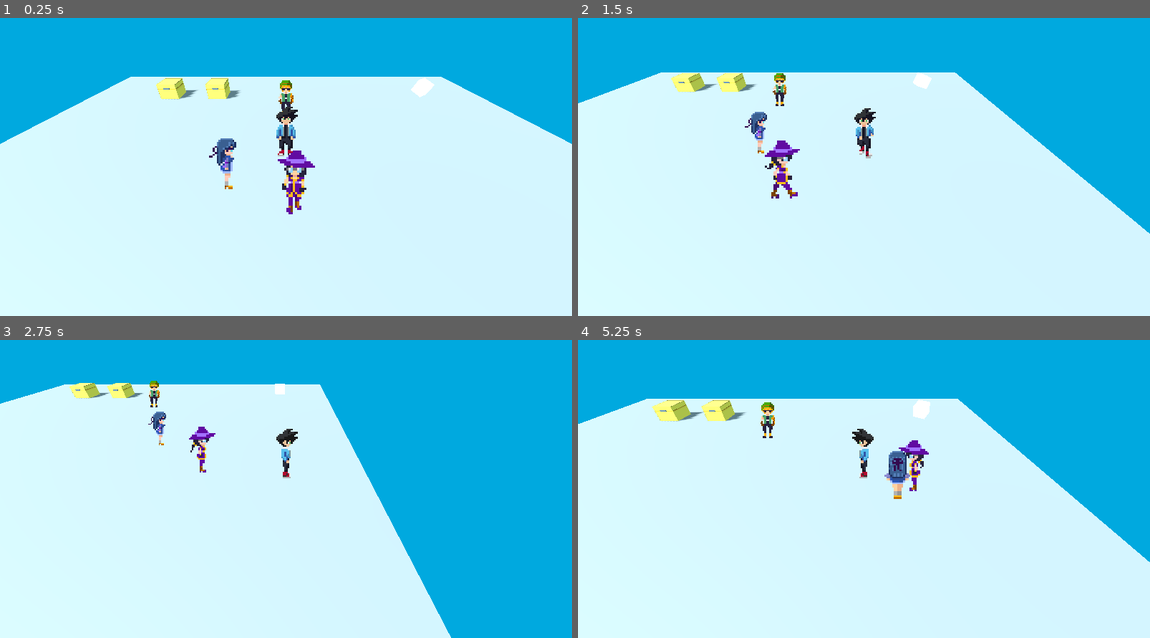
Above: before the commit, frames 1-4 (two rows, left to right).
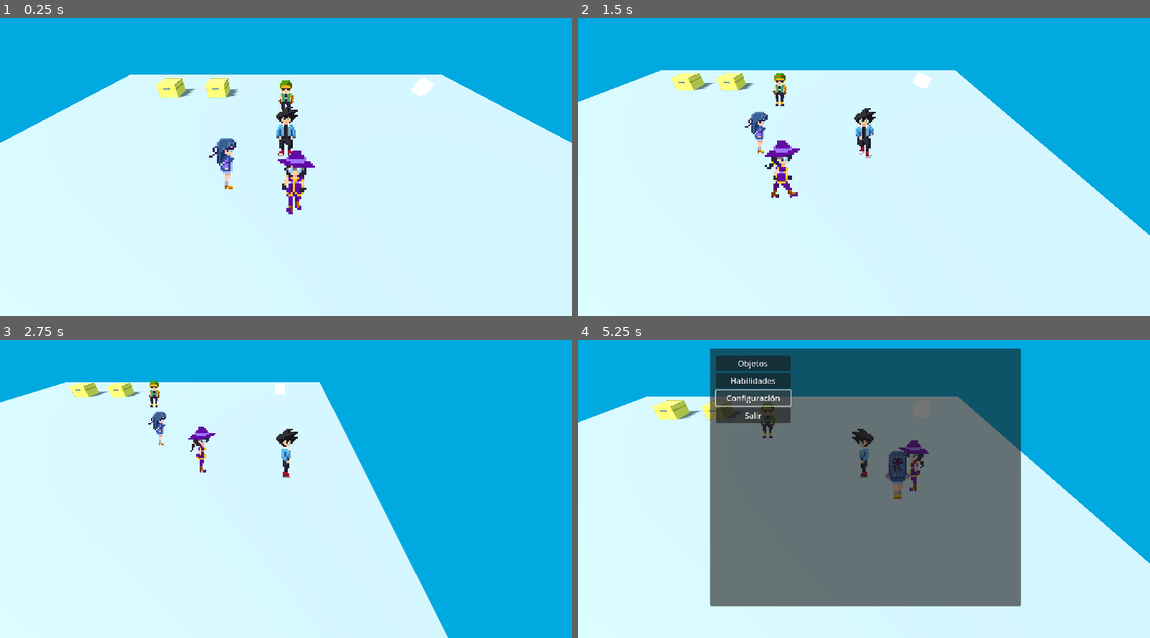
Above: after the commit, the same moments.

Repository: EpsilonIndes/NexusRPG
Game: Godot game, scene res://Escenas/nivel_1.tscn
Two runs of this game, one before a commit and one after it. Both use one fixed random seed, a clock stepped at 60 frames per second and the inputs below.
Inputs (mouse positions are in pixels of both pictures, inside the frame that each line leads up to):
- Up to frame 1 (0.25 s): no input
- Up to frame 2 (1.5 s): hold D (derecha) 0.53-1.28 s; hold E (accion) 0.53-1.28 s; hold S (abajo) from 1.28 s (still down); tap E (accion) at 1.35 s
- Up to frame 3 (2.75 s): release S (abajo) at 2.03 s; hold D (derecha) from 2.03 s (still down); hold E (accion) from 2.03 s (still down); tap P (pocion) at 2.1 s
- Up to frame 4 (5.25 s): release D (derecha) at 2.78 s; release E (accion) at 2.78 s; hold W (arriba) 2.78-3.53 s; tap E (accion) at 2.85 s; hold A (izquierda) 3.53-4.25 s; hold E (accion) 3.53-4.25 s; tap I (inventario) at 4.15 s; click "Habilidades" at 4.25 s; click (755, 396) at 5 s, where only the run after the commit has a clickable "Configuración"

The runs differ from the first frame. In frame 1, 0.8% of the frame differs, in the area x 0-100%, y 18-61%; in frame 2, 0.7%; in frame 3, 0.6%; in frame 4, 47%, in the area x 0-100%, y 2-90%.

Commit message:
Sistema de diálogos multilínea añadidos.

Diff:
--- /dev/null
+++ b/Data/dialogue/dialogos_NPC_auromora.csv
@@ -0,0 +1,7 @@
+dialogue_id,npc,nombre,texto,condicion
+1,Anciano_1,Anciano,"Bienvenidos a Auromora, viajeros",
+2,Hombre_1,Hombre,Se dice que hay una tormenta hacia el sur de este pueblo...,
+3,joven_1,Joven,"Un día voy a salir de este pueblo y luchar contra
+monstruos de verdad, como en las historias",
+3,joven_1,joven,¿Ustedes también están viajando para ser héroes?,
+3,joven_2,joven,¡Qué suerte tienen!,
--- a/Escenas/InventoryUI.tscn
+++ b/Escenas/InventoryUI.tscn
@@ -1,6 +1,7 @@
-[gd_scene load_steps=8 format=3 uid="uid://qh76bv7y2534"]
+[gd_scene load_steps=6 format=3 uid="uid://qh76bv7y2534"]
 
 [ext_resource type="Script" path="res://Scripts/InventoryUI.gd" id="1_yt8oo"]
+[ext_resource type="LabelSettings" uid="uid://cb4pba1oc265c" path="res://Data/Fonts/FantasyLabel.tres" id="2_nx774"]
 
 [sub_resource type="Animation" id="Animation_4rtdd"]
 resource_name = "close"
@@ -64,12 +65,6 @@
 "open": SubResource("Animation_mwyvu")
 }
 
-[sub_resource type="LabelSettings" id="LabelSettings_otg3u"]
-
-[sub_resource type="LabelSettings" id="LabelSettings_ur6jj"]
-
-[sub_resource type="LabelSettings" id="LabelSettings_uao1d"]
-
 [node name="InventoryUI" type="Control"]
 layout_mode = 3
 anchors_preset = 15
@@ -97,9 +92,13 @@
 layout_mode = 2
 text = "Objetos"
 
-[node name="Habilidades" type="Button" parent="MainMenu/BoxBotones"]
+[node name="Estado" type="Button" parent="MainMenu/BoxBotones"]
 layout_mode = 2
 text = "Habilidades"
+
+[node name="Configuración" type="Button" parent="MainMenu/BoxBotones"]
+layout_mode = 2
+text = "Configuración"
 
 [node name="Salir" type="Button" parent="MainMenu/BoxBotones"]
 layout_mode = 2
@@ -122,15 +121,20 @@
 layout_mode = 2
 text = "Label 1
 "
-label_settings = SubResource("LabelSettings_otg3u")
+label_settings = ExtResource("2_nx774")
 
 [node name="Label2" type="Label" parent="Panel_Items"]
 layout_mode = 2
 text = "Label 1
 "
-label_settings = SubResource("LabelSettings_ur6jj")
+label_settings = ExtResource("2_nx774")
 
 [node name="Label3" type="Label" parent="Panel_Items"]
 layout_mode = 2
 text = "Label 3"
-label_settings = SubResource("LabelSettings_uao1d")
+label_settings = ExtResource("2_nx774")
+
+[node name="panel_stats" type="VBoxContainer" parent="."]
+layout_mode = 0
+offset_right = 40.0
+offset_bottom = 40.0
--- a/Escenas/nivel_1.tscn
+++ b/Escenas/nivel_1.tscn
@@ -8,6 +8,7 @@
 [ext_resource type="PackedScene" uid="uid://ecyr37wcvpst" path="res://Escenas/canvas_layer.tscn" id="4_j23ur"]
 [ext_resource type="PackedScene" uid="uid://qh76bv7y2534" path="res://Escenas/InventoryUI.tscn" id="5_gjkhy"]
 [ext_resource type="PackedScene" uid="uid://dkn8gxfmy5tm6" path="res://Escenas/label_dialogue.tscn" id="6_dp2kd"]
+[ext_resource type="Script" path="res://Scripts/InsatanciadorPJ.gd" id="6_onnpr"]
 [ext_resource type="PackedScene" uid="uid://d0pklwxlyct8i" path="res://Models/Interactuables/Cofre.tscn" id="9_qe0o7"]
 [ext_resource type="Script" path="res://Scripts/Cubiletrero.gd" id="10_mb4ff"]
 [ext_resource type="Material" uid="uid://c0jjtywjdsume" path="res://Materiales/Textura_Cubiletrero.tres" id="11_fhdji"]
@@ -38,8 +39,6 @@
 
 [node name="MiguelitoNPC" parent="Personajes" instance=ExtResource("2_csbrw")]
 transform = Transform3D(1, 0, 0, 0, 1, 0, 0, 0, 1, 0, 0.779405, -4.18304)
-nombre_npc = "Miguelito"
-dialogo_texto = "Hola Kosmo, encontré una llave. Tómala"
 
 [node name="Chipita_Seguidora" parent="Personajes" instance=ExtResource("3_34qh6")]
 transform = Transform3D(1, 0, 0, 0, 1, 0, 0, 0, 1, 0, 0.757282, 0)
@@ -53,7 +52,7 @@
 [node name="Terreno" type="Node" parent="."]
 
 [node name="NavigationRegion3D" type="NavigationRegion3D" parent="Terreno"]
-transform = Transform3D(1, 0, 0, 0, 1, 0, 9.31323e-10, 0, 1, 0, 0, 0)
+transform = Transform3D(1, 0, 0, -1.10692e-11, 0.999929, -0.0118854, 9.31257e-10, 0.0118854, 0.999929, 0, 0, 0)
 navigation_mesh = SubResource("NavigationMesh_p4rn7")
 
 [node name="CSGMesh3D" type="CSGMesh3D" parent="Terreno/NavigationRegion3D"]
@@ -74,6 +73,9 @@
 [node name="ItemDatabase" type="Node" parent="gameManager/InventoryManager"]
 
 [node name="DialogueSistem" type="Node" parent="gameManager"]
+
+[node name="PersonajesJugables" type="Node" parent="gameManager"]
+script = ExtResource("6_onnpr")
 
 [node name="CanvasLayer" parent="." instance=ExtResource("4_j23ur")]
 
--- a/Scripts/Dialogable2.gd
+++ b/Scripts/Dialogable2.gd
@@ -1,19 +1,11 @@
 extends CharacterBody3D
 
-@export var nombre_npc: String = ""
-@export var dialogo_texto: String = ""
 var llaveUsada: bool = false
 
 func interact():
-	UImanager.mostrar_dialogo(nombre_npc, dialogo_texto)
-
-	if llaveUsada:
-		UImanager.mostrar_dialogo(nombre_npc, "Ah, tenía éter... que estafa.")
-		return
-	else:
-		if InventoryManager.has_item("key"):
-			UImanager.mostrar_dialogo(nombre_npc, "¿Ya abriste el cofre?¿Qué tenía?")
-			return
-		else:
-			InventoryManager.add_item("key", 1)
-			llaveUsada = true
+	GameManager.set_estado(GameManager.EstadosDeJuego.DIALOGO)
+	UImanager.label_dialogue.mostrar_dialogo("Miguelito", [
+		"¡Ayuda Kosmo!",
+		"¡No puedo moverme!",
+		"Creo que pisé algo..."
+	])
--- /dev/null
+++ b/Scripts/InsatanciadorPJ.gd
@@ -0,0 +1,10 @@
+extends Node
+
+func _ready():
+    # Agrega un personaje a través del sistema de personajes jugables
+    PlayableCharacters.add_character("Kosmo", "Maéstro cuántico")
+
+    # Muestra los stats del personaje
+    var stats = PlayableCharacters.get_all_stats("Kosmo")
+    for stat in stats.keys():
+        print("Kosmo - ", stat, ": ", stats[stat])
--- a/Scripts/LabelDialogue.gd
+++ b/Scripts/LabelDialogue.gd
@@ -2,19 +2,39 @@
 
 @onready var kosmo_rayCast = $"../../Personajes/Player/RayCast3D"
 
+var lineas_dialogo: Array = []
+var indice_dialogo: int = 0
+var dialogo_activo: bool = false
+
 func _ready():
 	UImanager.label_dialogue  = $"../../CanvasLayer/LabelDialogue"
 
-func mostrar_dialogo(nombre, texto):
+func mostrar_dialogo(nombre: String, lineas: Array):
 
+	lineas_dialogo = lineas
+	indice_dialogo = 0
+	dialogo_activo = true
 	get_node("PanelGeneral/NombrePanel/Nombre").text = nombre
-	get_node("PanelGeneral/Dialogo").text = texto
 	get_node("PanelGeneral").visible = true
+	mostrar_linea_actual()
+
+func mostrar_linea_actual():
+	get_node("PanelGeneral/Dialogo").text = lineas_dialogo[indice_dialogo]
+
+func continuar_dialogo():
+	if not dialogo_activo: return
+	indice_dialogo += 1
+
+	if indice_dialogo < lineas_dialogo.size():
+		mostrar_linea_actual()
+	else:
+		ocultar_dialogo()
 
 func ocultar_dialogo():
 	get_node("PanelGeneral").visible = false
+	dialogo_activo = false
+	GameManager.set_estado(GameManager.EstadosDeJuego.LIBRE)
 
 func _input(event):
 	if event.is_action_pressed("accion"):
-		ocultar_dialogo()
-		GameManager.set_estado(GameManager.EstadosDeJuego.LIBRE)
+		continuar_dialogo()
--- a/Scripts/PersonajesScripts/SigridManager.gd
+++ b/Scripts/PersonajesScripts/SigridManager.gd
@@ -36,6 +36,14 @@
 		print("Sigrid localizó a Kosmo. No es que le importe ni nada...")
 	else:
 		print("Sigrid no encontró a Kosmo. Típico.")
+
+	if not nav_agent.is_navigation_finished() and nav_agent.get_navigation_map() == null:
+		print("Esperando que se sincronice el mapa de navegación...")
+		return
+
+	await get_tree().process_frame
+	await get_tree().process_frame
+
 
 func _physics_process(delta):
 	if !kosmo:
@@ -96,12 +104,18 @@
 			state = State.RETURNING
 
 func Move_to_target(delta):
+	if nav_agent.get_navigation_map() == null or nav_agent.target_position == null:
+		return
+
 	if nav_agent.is_navigation_finished():
 		velocity = Vector3.ZERO
 		update_animation(Vector3.ZERO)
 		return
 
 	var next_pos = nav_agent.get_next_path_position()
+	if next_pos == Vector3.ZERO:
+		return
+
 	var direction = (next_pos - global_position).normalized()
 	direction.y = 0
 	velocity = direction * speed * delta
--- a/Scripts/Singletons/DataLoader.gd
+++ b/Scripts/Singletons/DataLoader.gd
@@ -9,7 +9,7 @@
 	cargar_loot()
 
 func cargar_items():
-	print("[ItemsLoader] Cargando items.csv")
+
 	var file = FileAccess.open("res://Data/Items/items.csv", FileAccess.READ)
 	if file == null:
 		push_error("[ItemsLoader] No se pudo abrir items.csv")
@@ -32,7 +32,6 @@
 
 func cargar_loot():
 
-	print("[LootsLoader] Cargando loot_objects.csv...")
 	var file_path = "res://Data/Items/loot_objects.csv"
 	var file = FileAccess.open(file_path, FileAccess.READ)
 
@@ -41,13 +40,11 @@
 		return
 
 	var headers = file.get_csv_line()
-	print("[LootsLoader] Encabezados Cargados.")
 
 	while not file.eof_reached():
 		var row = file.get_csv_line()
 
 		if row.is_empty() or row.size() != headers.size():
-			print("[LootsLoader] Fila inválida, se salta.")
 			continue
 
 		var entry := {}
@@ -55,4 +52,4 @@
 			entry[headers[i]] = row[i]
 		loot_data[entry["chest_id"]] = entry
 
-	print("[LootsLoader] Filas leídas.")
+	print("[LootsLoader] Loots cargados exitosamente.")
--- /dev/null
+++ b/Scripts/Singletons/DialogueLoader.gd
@@ -0,0 +1,42 @@
+extends Node
+
+var dialogos = {} # Diccionario de diálogos agrupados por NPC y por ID
+
+func _ready():
+	cargar_dialogos("res://Data/dialogue/dialogos_NPC_auromora.csv")
+
+func cargar_dialogos(path):
+
+	var file = FileAccess.open(path, FileAccess.READ)
+
+	if file == null:
+		print("No se pudo cargar el archivo de diálogos.")
+		return
+
+	file.get_csv_line() #Salteamos cabeceras
+
+	while not file.eof_reached():
+		var row = file.get_csv_line()
+		if row.size() < 4:
+			continue
+
+		var id_dialogo = row[0]
+		var npc = row[1]
+		var nombre = row[2]
+		var texto = row[3]
+		var requisito = row[4] if row.size() > 4 else ""
+
+		if not dialogos.has(npc):
+			dialogos[npc] = {}
+
+		if not dialogos[npc].has(id_dialogo):
+			dialogos[npc][id_dialogo] = []
+
+		dialogos[npc][id_dialogo].append({
+			"nombre": nombre,
+			"texto": texto,
+			"requisito": requisito
+		})
+	print("Diálogos cargads correctamente.")
+
+	file.close()
--- a/Scripts/Singletons/PersonajesScriptsInterno/PlayableCharacters.gd
+++ b/Scripts/Singletons/PersonajesScriptsInterno/PlayableCharacters.gd
@@ -10,11 +10,9 @@
         "class": class_nombre,
         "stats": stats
     }
-    print("Personaje añadido: " + pj_name, class_nombre)
 
 func get_stat(pj_name: String, stat: String) -> int:
     return CharacterStats.get_stat(pj_name, stat)
 
-
 func get_all_stats(pj_name: String) -> Dictionary:
     return CharacterStats.get_all_stats(pj_name)
--- a/Scripts/Singletons/StatsLoader.gd
+++ b/Scripts/Singletons/StatsLoader.gd
@@ -6,8 +6,7 @@
 func _init():
 	cargar_clases()
 
-func cargar_clases():
-	print("[StatsLoader] Cargando stats.csv...")
+func cargar_clases(): #Carga el archivo stats.csv, contiene las clases con sus stats.
 	var path = "res://Data/Char_stats/stats.csv"
 	var file = FileAccess.open(path, FileAccess.READ)
 
@@ -16,12 +15,10 @@
 		return
 
 	var headers = file.get_csv_line()
-	print("[StatsLoader] Encabezados leídos.")
 
 	while not file.eof_reached():
 		var row = file.get_csv_line()
 		if row.is_empty() or row.size() != headers.size():
-			print("[StatsLoader] Fila inválida, se salta.")
 			continue
 
 		var entry := {}
@@ -38,7 +35,7 @@
 func get_class_stats(class_id: String) -> Dictionary:
 	return class_stats.get(class_id, {})
 
-func parse_value(val: String) -> Variant:
+func parse_value(val: String) -> Variant: # Convierte datos string en int o float.
 	if val.is_valid_int():
 		return int(val)
 	elif val.is_valid_float():
--- a/project.godot
+++ b/project.godot
@@ -16,12 +16,13 @@
 
 [autoload]
 
+DataLoader="*res://Scripts/Singletons/DataLoader.gd"
+StatsLoader="*res://Scripts/Singletons/StatsLoader.gd"
+CharacterStats="*res://Scripts/Singletons/CharacterStats.gd"
+DialogueLoader="*res://Scripts/Singletons/DialogueLoader.gd"
 GameManager="*res://Scripts/Singletons/GameManager.gd"
 InventoryManager="*res://Scripts/InventoryManager.gd"
 UImanager="*res://Scripts/Singletons/UImanager.gd"
-DataLoader="*res://Scripts/Singletons/DataLoader.gd"
-StatsLoader="*res://Scripts/Singletons/StatsLoader.gd"
-CharacterStats="*res://Scripts/Singletons/CharacterStats.gd"
 PlayableCharacters="*res://Scripts/Singletons/PersonajesScriptsInterno/PlayableCharacters.gd"
 
 [filesystem]
Binary file added: Data/dialogue/dialogos_NPC_auromora.condicion.translation
Not shown, added: Data/dialogue/dialogos_NPC_auromora.csv.import
Binary file added: Data/dialogue/dialogos_NPC_auromora.nombre.translation
Binary file added: Data/dialogue/dialogos_NPC_auromora.npc.translation
Binary file added: Data/dialogue/dialogos_NPC_auromora.texto.translation
Not shown: 1 places in Escenas/nivel_1.tscn that only renumber resources
